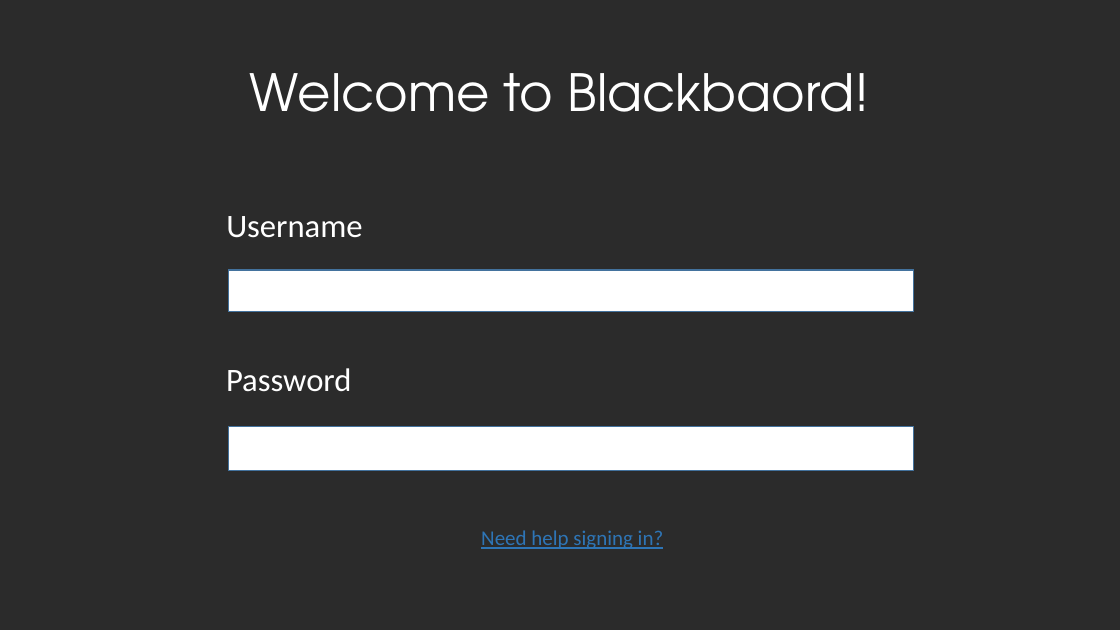
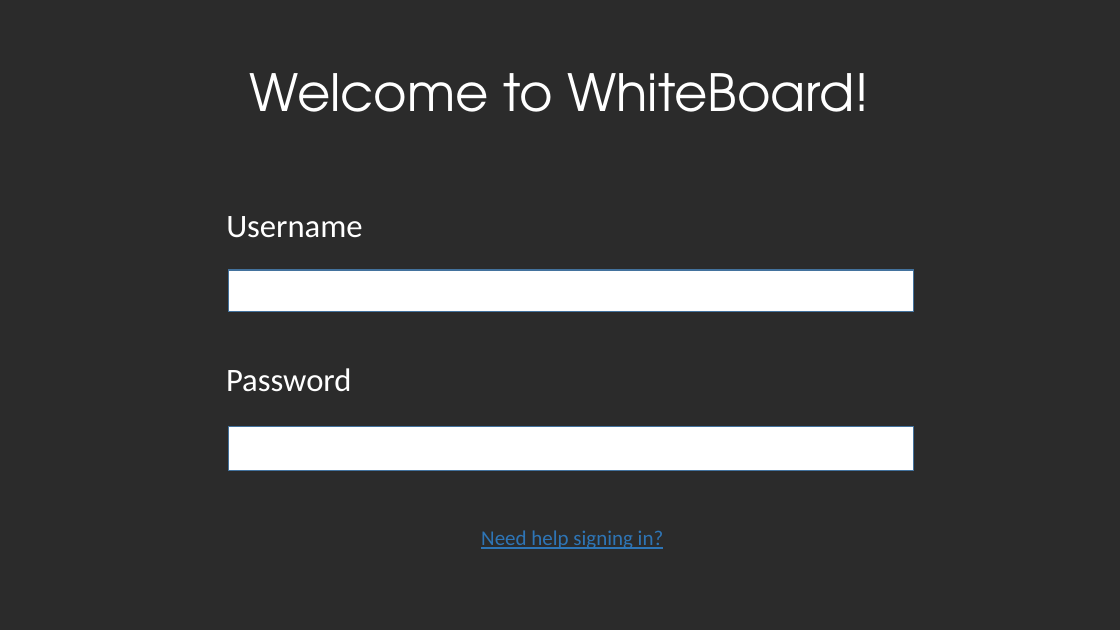
Before and after one commit to WVUP/Fall2016, a slide deck: slide 2 of inclass_students/KendrickFlinn/Blackboard Storyboarding.pptx. Drawn at 1120x630 pixels with LibreOffice and Linux fonts; fonts in the diff are those of the drawing; background and template pictures are left out; a plain dark background stands for a picture behind light text. Boxes give left, top, right and bottom in pixels: in the first picture for what was removed or moved away, otherwise in the second. Text is boxed around its words. In the diff, an @@ line names an element or a change of style, - is before the commit and + after.

Commit message:
Add files via upload
Changes

```diff
--- a/inclass_students/KendrickFlinn/Blackboard Storyboarding.pptx
+++ b/inclass_students/KendrickFlinn/Blackboard Storyboarding.pptx
@@ title at bbox=[249, 73, 870, 112]: text changed @@
-Welcome to Blackbaord!
+Welcome to WhiteBoard!
```
Also in this commit, not shown: 2 other slides changed, 1 slide added.
